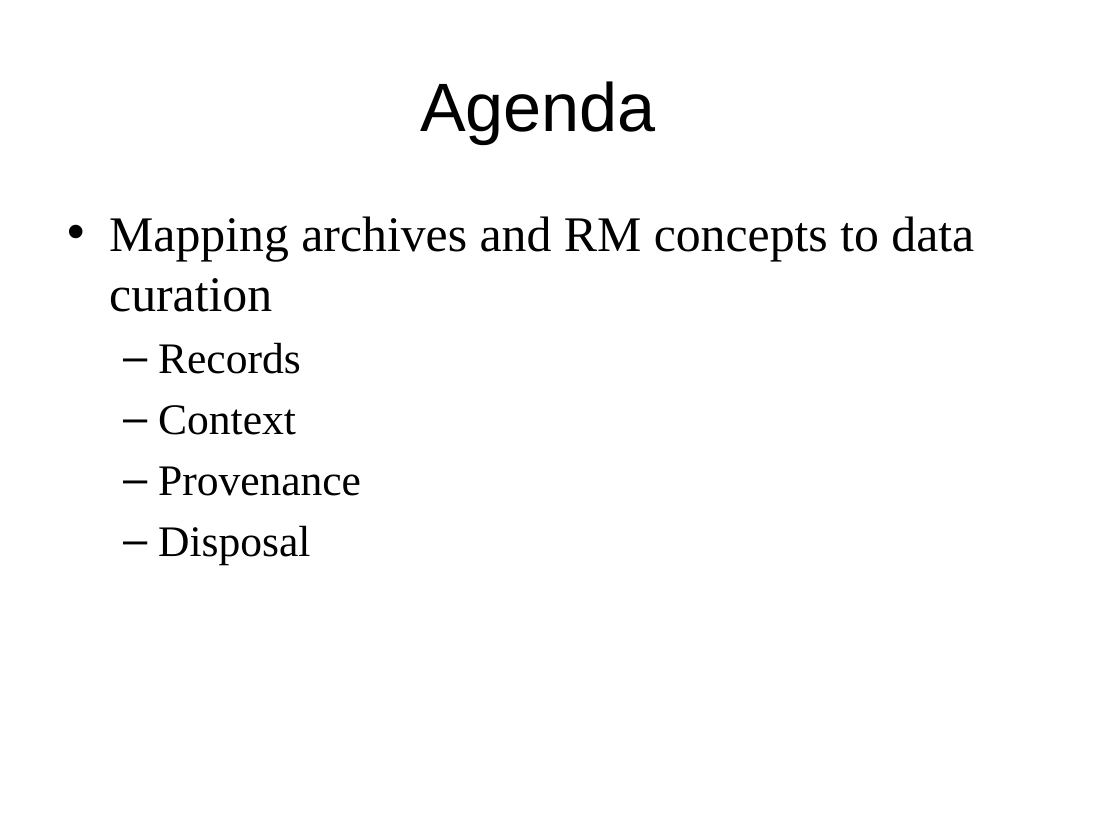
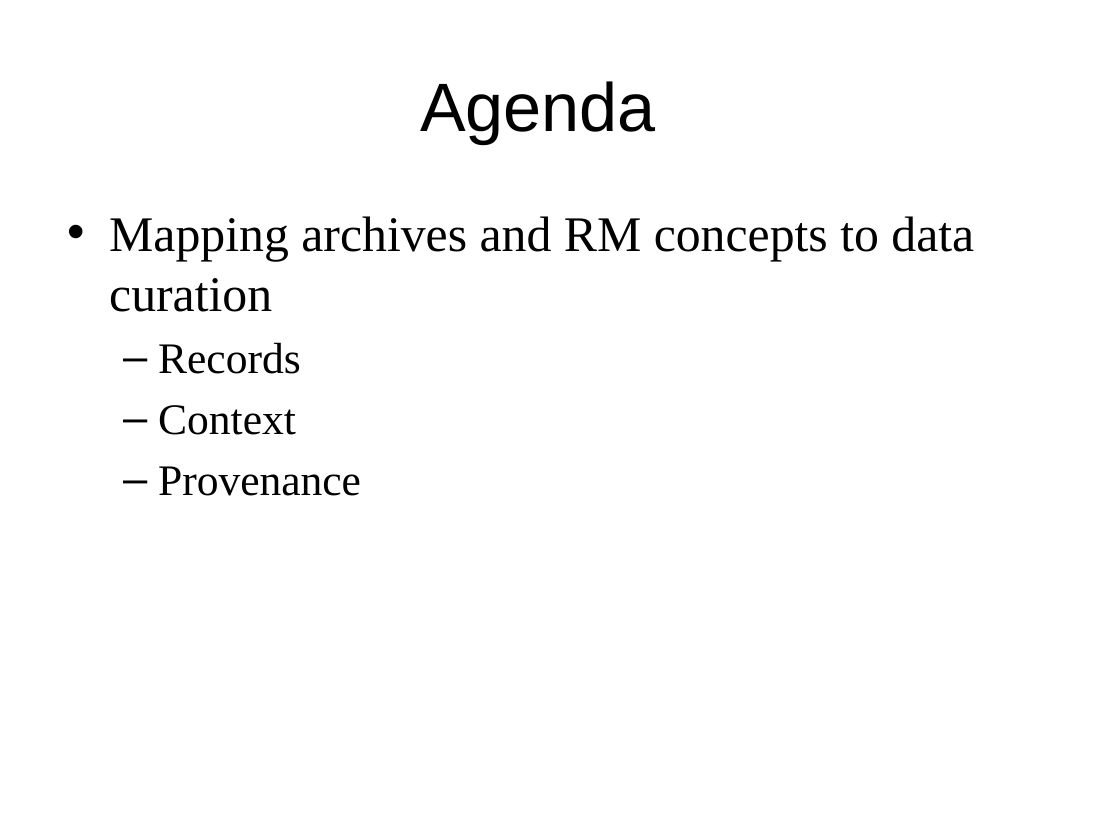
Before and after one commit to DataCurationWorkshop/HongKongCurationWorkshop, a slide deck: slide 2 of Day_1/Lectures/Day_1_Lecture_Arch.pptx. Drawn at 1120x840 pixels with LibreOffice and Linux fonts; fonts in the diff are those of the drawing; background and template pictures are left out. Boxes give left, top, right and bottom in pixels: in the first picture for what was removed or moved away, otherwise in the second. Text is boxed around its words. In the diff, an @@ line names an element or a change of style, - is before the commit and + after.

```diff
--- a/Day_1/Lectures/Day_1_Lecture_Arch.pptx
+++ b/Day_1/Lectures/Day_1_Lecture_Arch.pptx
@@ text at [158,525,310,565]: paragraph removed @@
-  – Disposal
```
Also in this commit, not shown: 1 other slide changed, 1 slide added, 1 slide removed, 1 other file.
